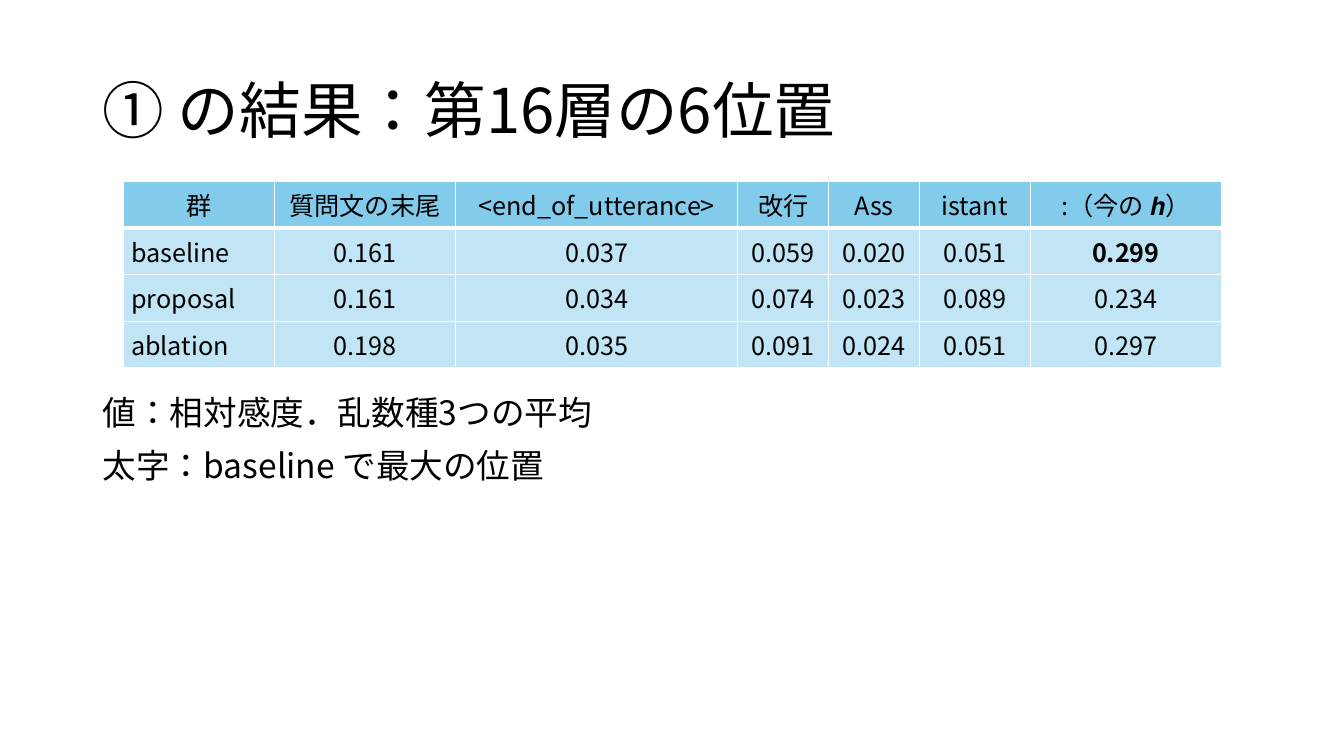
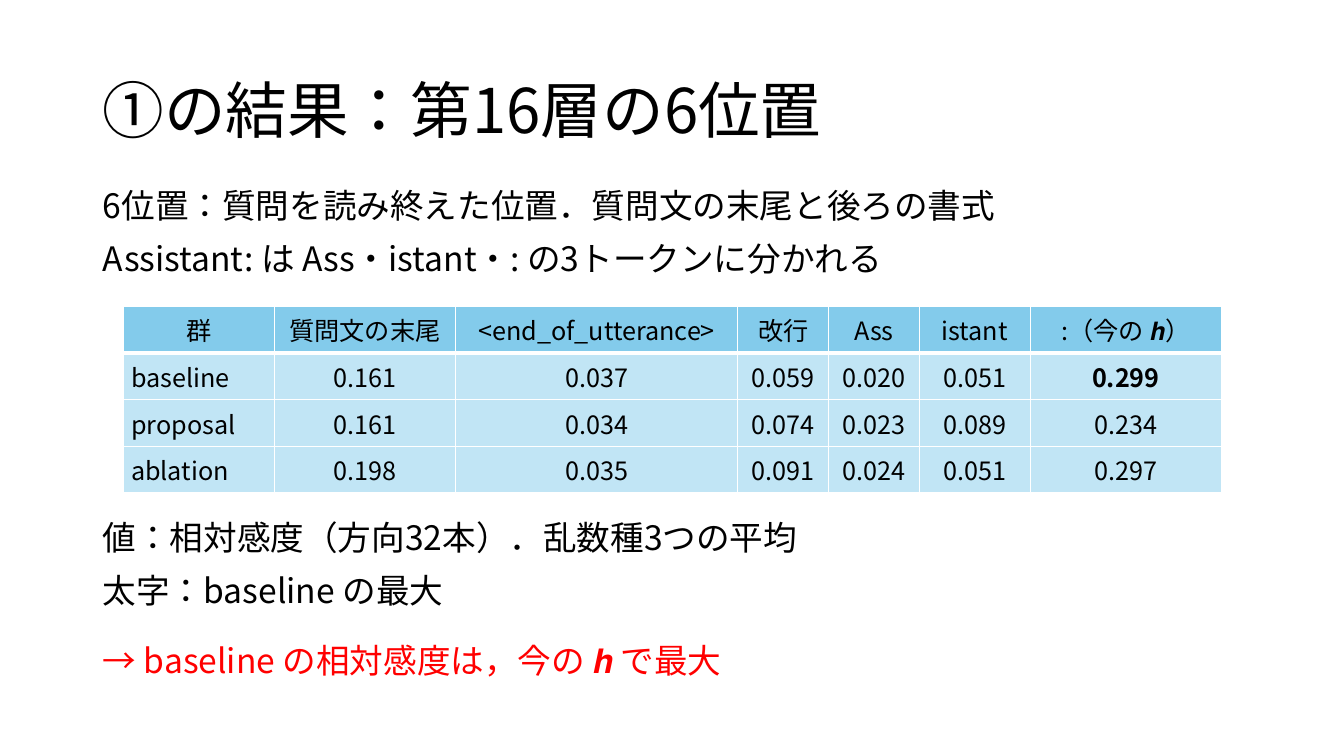
Before and after one commit to tomoking2004/taskalign, a slide deck: slide 8 of presentations/20261127_進捗報告.pptx (slide 7 before the commit). Drawn at 1344x756 pixels with LibreOffice and Linux fonts; fonts in the diff are those of the drawing. Boxes give left, top, right and bottom in pixels: in the first picture for what was removed or moved away, otherwise in the second. Text is boxed around its words. In the diff, an @@ line names an element or a change of style, - is before the commit and + after.

Commit message:
docs: finish the 27 November progress report
The deck gains three slides: what was done since the last report, the
group differences at layer 16's six positions with their intervals,
and a closing summary with the next step. The reading of the layers no
longer says the drop is specific to layer 16, since layer 24 falls too.
② now reads the answer accuracy, and ③ names where the alignment is
applied and how many of its six runs are trained, counted from the
files git tracks. Latin words and Japanese are spaced as
principles.md §3 asks.

Where the research document only describes a result, the script picks
its sentence by the same test the document used; README now says so.
The deck's numbers were recomputed from analyses/ apart from the
script, and none differed.

```diff
--- a/presentations/20261127_進捗報告.pptx
+++ b/presentations/20261127_進捗報告.pptx
@@ title at (102,81,821,139): spaces changed @@
-① の結果：第16層の6位置
+①の結果：第16層の6位置
@@ text added at (103,189,995,274), 24 pt, text #000000 @@
+6位置：質問を読み終えた位置．質問文の末尾と後ろの書式
+Assistant: は Ass・istant・: の3トークンに分かれる
@@ table: place and size @@
-table at (123,181,1222,363)
+table at (123,307,1222,488)
@@ text at (103,521,797,606): text changed @@
-値：相対感度．乱数種3つの平均
-太字：baseline で最大の位置
+値：相対感度（方向32本）．乱数種3つの平均
+太字：baseline の最大
@@ text added at (144,644,722,677), 24 pt, text #FF0000 @@
+→ baseline の相対感度は，今の 𝒉 で最大
```
Also in this commit, not shown: 10 other slides changed, 3 slides added, 2 other files.
